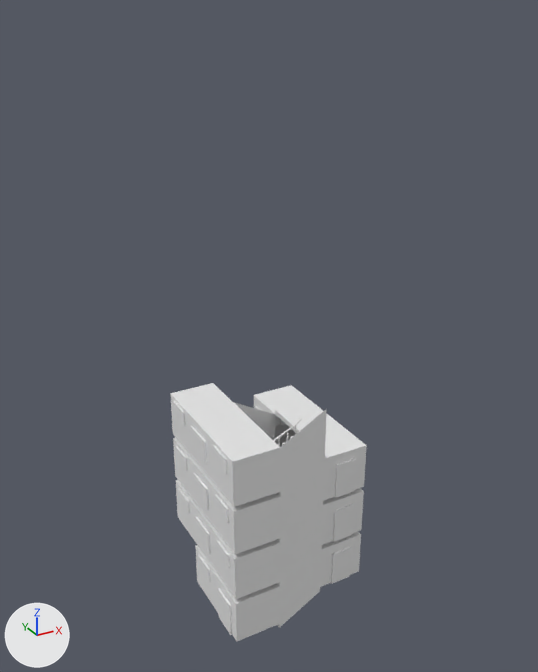
The OBJ model dist/data/maps/podezd/model.obj, before and after one commit.
The view is the same before and after, from a 50 mm lens placed at (-2013.0, -2937.0, 3049.0), pointed at (-244.0, 279.0, 1441.0). Lighting does not change. The marker at lower left points along +X, +Y and +Z. Materials are left out; every surface is plain grey. Where no turn or scale is listed for an object, it has been applied to the vertices. Vertices at the same position are counted once.

Objects in the first picture: 'Sweep_3', 'Объект_Плоскость.1_3', 'Объект_Плоскость.2_1', 'Объект_Плоскость.2_2', 'Объект_Плоскость.2_3', 'Объект_Плоскость.3', 'Объект_Плоскость.3_1', 'Объект_Плоскость.3_2', 'Объект_Плоскость.3_3'.
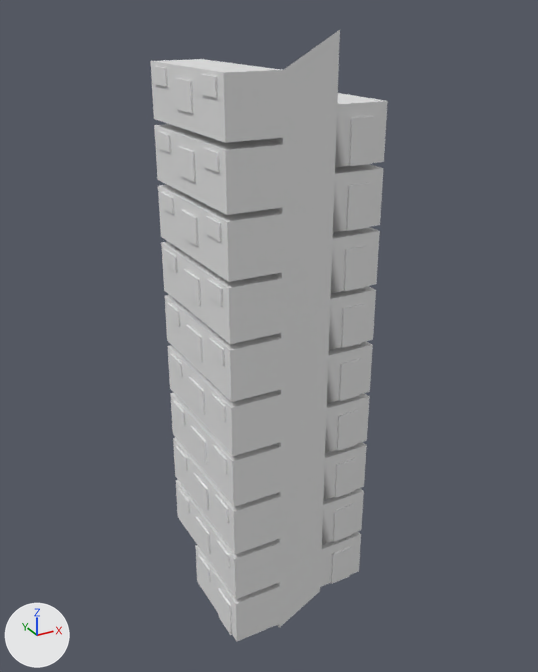
Boxes [x1, y1, x2, y2] around the edits, measured in the pictures (538 x 672 px):
'Объект_Плоскость.4_8', added
    after: [150, 30, 388, 167]
'Объект_Плоскость.4_7', added
    after: [154, 105, 384, 232]
'Объект_Плоскость.4_6', added
    after: [158, 174, 380, 293]
'Объект_Плоскость.4_5', added
    after: [161, 239, 376, 350]
'Объект_Плоскость.4_4', added
    after: [165, 295, 373, 403]
'Объект_Плоскость.4_3', added
    after: [168, 345, 370, 457]
'Объект_Плоскость.1_3', deleted
    before: [171, 383, 366, 462]
'Sweep_3', deleted
    before: [273, 417, 302, 441]
part 1 of me_объект_плоскость_3_3, added
    after: [170, 393, 366, 507]
'Объект_Плоскость.2_3', unchanged, covered by the edit
    before: [170, 393, 234, 507]
'Объект_Плоскость.2_2', unchanged, covered by the edit
    before: [173, 439, 235, 555]
'Объект_Плоскость.2_1', unchanged, covered by the edit
    before: [176, 482, 236, 599]

Diff of the bpy script that builds the scene:
```diff
--- a/dist/data/maps/podezd/model.obj.py
+++ b/dist/data/maps/podezd/model.obj.py
@@ me_объект_плоскость_3_3 @@
 # used by ob_объект_плоскость_3_3; location = (0.0, 0.0, 0.0)
-me_объект_плоскость_3_3.from_pydata(...)  # 63 vertices, 44 faces; spans x -675.0..145.0, y -145.0..685.0, z 570.0..1170.0
+me_объект_плоскость_3_3.from_pydata(...)  # 179 vertices, 146 faces; spans x -685.0..145.0, y -145.0..685.0, z 570.0..1170.0
+# me_объект_плоскость_3_3 part 1: 92 vertices added at x -685.0..-135.0, y -135.0..615.0, z 570.0..1020.0
@@ me_объект_плоскость_4_8 @@
+me_объект_плоскость_4_8.from_pydata(...)  # 179 vertices, 146 faces; spans x -685.0..145.0, y -145.0..685.0, z 2370.0..2970.0
@@ me_объект_плоскость_4_7 @@
+me_объект_плоскость_4_7.from_pydata(...)  # 179 vertices, 146 faces; spans x -685.0..145.0, y -145.0..685.0, z 2070.0..2670.0
@@ me_объект_плоскость_4_6 @@
+me_объект_плоскость_4_6.from_pydata(...)  # 179 vertices, 146 faces; spans x -685.0..145.0, y -145.0..685.0, z 1770.0..2370.0
@@ me_объект_плоскость_4_5 @@
+me_объект_плоскость_4_5.from_pydata(...)  # 179 vertices, 146 faces; spans x -685.0..145.0, y -145.0..685.0, z 1470.0..2070.0
@@ me_объект_плоскость_4_4 @@
+me_объект_плоскость_4_4.from_pydata(...)  # 179 vertices, 146 faces; spans x -685.0..145.0, y -145.0..685.0, z 1170.0..1770.0
@@ me_объект_плоскость_4_3 @@
+me_объект_плоскость_4_3.from_pydata(...)  # 179 vertices, 146 faces; spans x -685.0..145.0, y -145.0..685.0, z 870.0..1470.0
@@ ob_sweep_3 @@
-ob_sweep_3 = bpy.data.objects.new('Sweep_3', me_sweep_3)
-ob_sweep_3.location = (0.0, 0.0, 0.0)
@@ ob_объект_плоскость_1_3 @@
-ob_объект_плоскость_1_3 = bpy.data.objects.new('Объект_Плоскость.1_3', me_объект_плоскость_1_3)
-ob_объект_плоскость_1_3.location = (0.0, 0.0, 0.0)
@@ ob_объект_плоскость_4_8 @@
+ob_объект_плоскость_4_8 = bpy.data.objects.new('Объект_Плоскость.4_8', me_объект_плоскость_4_8)
+ob_объект_плоскость_4_8.location = (0.0, 0.0, 0.0)
@@ ob_объект_плоскость_4_7 @@
+ob_объект_плоскость_4_7 = bpy.data.objects.new('Объект_Плоскость.4_7', me_объект_плоскость_4_7)
+ob_объект_плоскость_4_7.location = (0.0, 0.0, 0.0)
@@ ob_объект_плоскость_4_6 @@
+ob_объект_плоскость_4_6 = bpy.data.objects.new('Объект_Плоскость.4_6', me_объект_плоскость_4_6)
+ob_объект_плоскость_4_6.location = (0.0, 0.0, 0.0)
@@ ob_объект_плоскость_4_5 @@
+ob_объект_плоскость_4_5 = bpy.data.objects.new('Объект_Плоскость.4_5', me_объект_плоскость_4_5)
+ob_объект_плоскость_4_5.location = (0.0, 0.0, 0.0)
@@ ob_объект_плоскость_4_4 @@
+ob_объект_плоскость_4_4 = bpy.data.objects.new('Объект_Плоскость.4_4', me_объект_плоскость_4_4)
+ob_объект_плоскость_4_4.location = (0.0, 0.0, 0.0)
@@ ob_объект_плоскость_4_3 @@
+ob_объект_плоскость_4_3 = bpy.data.objects.new('Объект_Плоскость.4_3', me_объект_плоскость_4_3)
+ob_объект_плоскость_4_3.location = (0.0, 0.0, 0.0)
```
